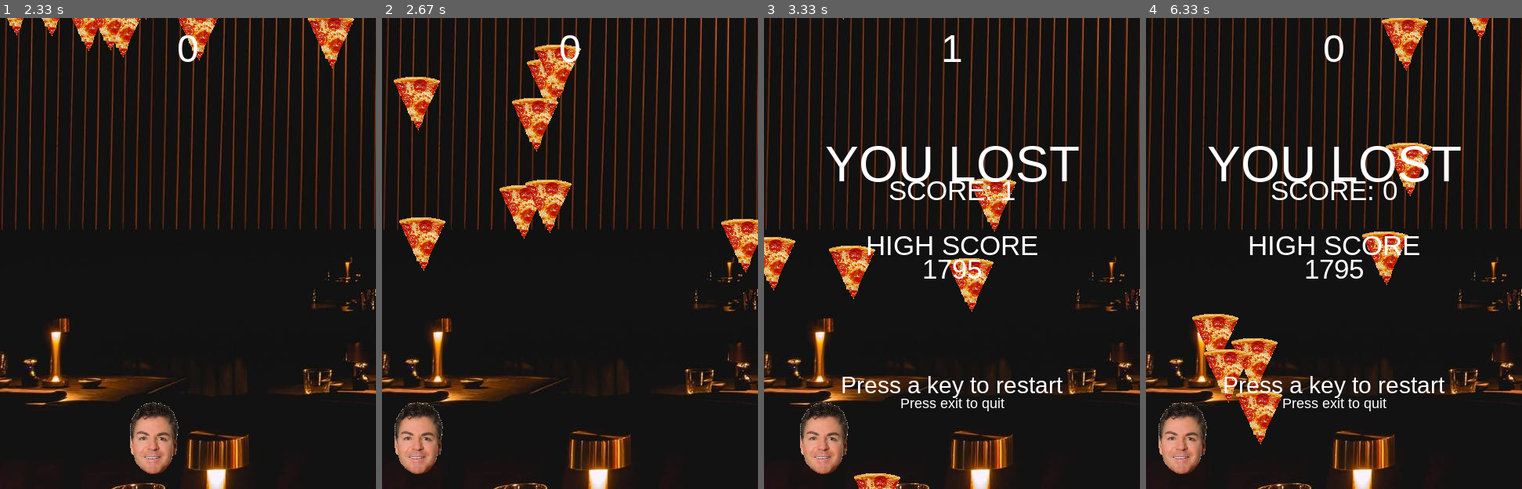
Above: before the commit, frames 1-4 (left to right).
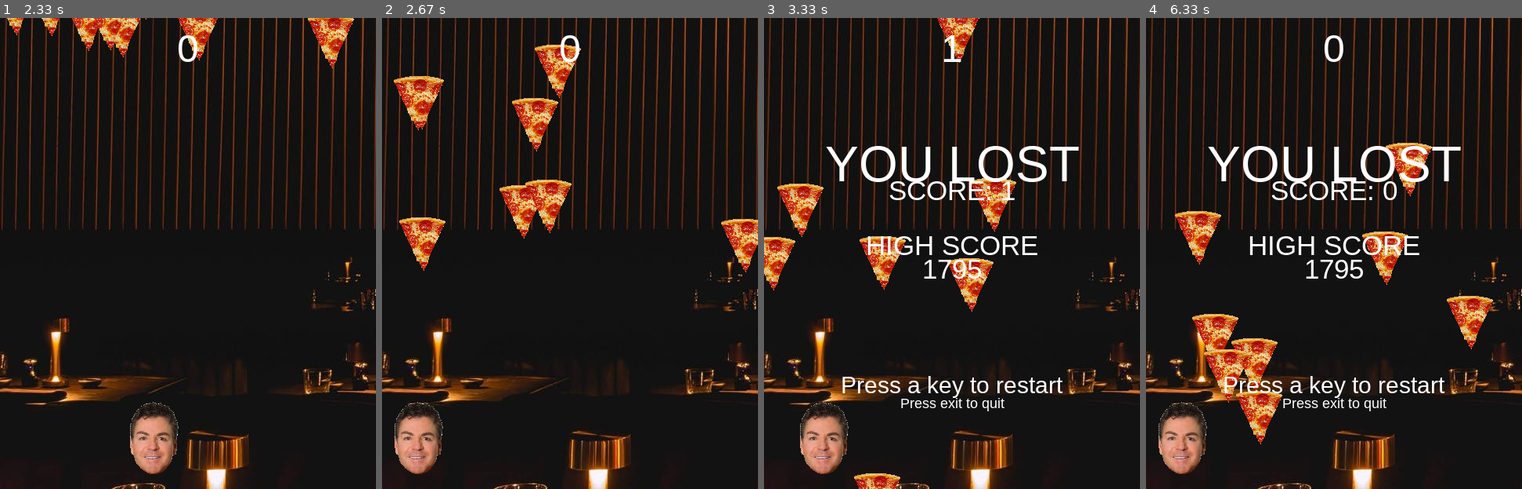
Above: after the commit, the same moments.

Repository: taylorfio/pygames
Game: pygame game, started from pizza hunt.py
Two runs of this game, one before a commit and one after it. Both use one fixed random seed, a clock stepped at 60 frames per second and the inputs below.
Inputs:
- Up to frame 1 (2.33 s): hold Right 0.33-0.8 s; hold Up 0.83-1.18 s; hold Right 1.22-1.68 s; hold Left 1.72-2.25 s; hold Left from 2.28 s (still down)
- Up to frame 2 (2.67 s): keep holding Left
- Up to frame 3 (3.33 s): release Left at 2.77 s; hold Up 2.8-3.17 s; hold Right from 3.2 s (still down)
- Up to frame 4 (6.33 s): release Right at 3.83 s; hold Left 3.87-4.33 s; hold Right 4.37-4.97 s; hold Right 5-5.47 s; hold Left 5.5-6.03 s; hold Left from 6.07 s (still down)

Frame 1 is identical in both runs. In frame 2, 0.5% of the frame differs, in the area x 6-47%, y 8-24%; in frame 3, 2.6%, in the area x 3-58%, y 0-60%; in frame 4, 2.3%.

Commit message:
finished product with comments

Diff:
--- a/pizza hunt.py
+++ b/pizza hunt.py
@@ -1,3 +1,10 @@
+"""
+backstory:
+In this game you are papa john, the previous king of the major pizza corporation and have recently been dethroned by
+your own disciples to be replaced by shaquille o'neal. You need to fight your way through the hoards of pizza minions
+sent by shaq himself to confront him in a final battle to reclaim your honor and take back the throne.
+"""
+
 import pygame
 import random
 from os import path
@@ -30,7 +37,10 @@
 
     font_name = pygame.font.match_font('arial')  # sets font
 
-
+    """
+    this function makes it easy to display text by allowing you to call it and just set the parameter as what you want
+    instead of doing something complicated every time
+    """
     def draw_text(surface, text, size, x, y):  # function for drawing text on the screen
         font = pygame.font.Font(font_name, size)
         text_surface = font.render(text, True, WHITE)  # True means that the text will be anti-aliased
@@ -38,6 +48,7 @@
         text_rect.midtop = (x, y)  # sets the texts position
         surface.blit(text_surface, text_rect)
 
+    """this function displays the start screen and waits for the user input to go away"""
     def start_screen():
         draw_text(screen, "PAPA'S PIZZA HUNT", 64, WIDTH / 2, HEIGHT / 4)  # draws text
         draw_text(screen, "left and right arrow keys to move, up arrow key to fire", 22, WIDTH / 2, HEIGHT / 2)
@@ -53,29 +64,30 @@
                 elif event.type == pygame.KEYUP:  # if any other key is pressed game starts
                     waiting = False
 
+    """this function displays the end screen with the score and high score and waits for the user input to go away"""
     def end_screen(score):
         draw_text(screen, "YOU LOST", 64, WIDTH / 2, HEIGHT / 4)   # draws text
         end_text = "SCORE: " + str(score)  # shows game score
         draw_text(screen, end_text, 35, WIDTH / 2, HEIGHT / 2 - 100)
         draw_text(screen, "HIGH SCORE", 35, WIDTH / 2, HEIGHT / 2 - 30)
 
-        try:
-            file1 = open("save.txt", "r")
+        try:  # trys to open the file that saves the high score
+            file1 = open("save.txt", "r")  # opens file to read
             line1 = file1.read()
-            line1 = int(line1)
-            file1.close()
-            file2 = open("save.txt", "w")
-            if int(score) > int(line1):
-                file2.write(str(score))
-                number = score
+            line1 = int(line1)  # saves the number as a variable
+            file1.close()  # closes file
+            file2 = open("save.txt", "w")  # opens file to write
+            if int(score) > int(line1):  # if you get a better score
+                file2.write(str(score))  # writes new score
+                number = score  # variable for printed score
             else:
-                file2.write(str(line1))
-                number = line1
-            file2.close()
-        except IOError:
+                file2.write(str(line1))  # writes the old high score
+                number = line1  # variable for printed score
+            file2.close()  # closes file
+        except IOError:  # error for file not found
             number = "ERROR SCORE NOT FOUND"
 
-        draw_text(screen, str(number), 35, WIDTH / 2, HEIGHT / 2)
+        draw_text(screen, str(number), 35, WIDTH / 2, HEIGHT / 2)  # prints the high score number
 
         draw_text(screen, "Press a key to restart", 30, WIDTH / 2, HEIGHT * 3 / 4)
         draw_text(screen, "Press exit to quit", 18, WIDTH / 2, HEIGHT * 3 / 4 + 30)
@@ -89,6 +101,11 @@
                 elif event.type == pygame.KEYUP:  # if any other key is pressed game starts
                     waiting = False
 
+    """
+    This class contains everything that is related to the player sprite. The update method shows the user movements
+    on the screen and checks to see what power mode it is in. The shoot method tells the bullet when and where to
+    spawn in which power mode. THe powe rup method tells the sprite when to change power modes.
+    """
     class Player(pygame.sprite.Sprite):
         def __init__(self):
             pygame.sprite.Sprite.__init__(self)
@@ -143,7 +160,10 @@
                 self.power += 1  # changes the power variable
                 self.power_time = pygame.time.get_ticks()  # sets timer
 
-
+    """
+    This class contains everything for the enemy sprite and its stats are randomized. The update method shows the
+    movements of the sprite and removes it if it goes off the bottom of the screen or bounces if it touches the side.
+    """
     class Enemy(pygame.sprite.Sprite):
         def __init__(self):
             pygame.sprite.Sprite.__init__(self)
@@ -158,12 +178,17 @@
         def update(self):
             self.rect.x += self.speedx  # updates the position of the sprite by what it is moving by
             self.rect.y += self.speedy
-            if self.rect.top > HEIGHT + 10 or self.rect.left < -25 or self.rect.right > WIDTH + 20:  # if the top of the sprite is below the bottom it respawns at the top
+            if self.rect.top > HEIGHT + 10:  # if the top of the sprite is below the bottom it respawns at the top
                 self.rect.x = random.randrange(0, WIDTH - self.rect.width)
                 self.rect.y = random.randrange(-100, -40)  # respawns it
-                self.speedy = random.randrange(1, 8)
-
-
+                self.speedy = random.randrange(4, 8)
+            if self.rect.left < -25 or self.rect.right > WIDTH + 20:
+                self.speedx = -self.speedx  # bounces of the side
+
+    """
+    This class contains everything for the bullet sprite like the image, size and speed. The update method shows the
+    movement and removes it if it goes of the top of the screen.
+    """
     class Bullet(pygame.sprite.Sprite):
         def __init__(self, x, y):
             pygame.sprite.Sprite.__init__(self)
@@ -179,7 +204,10 @@
             if self.rect.bottom < 0:  # kills if it moves off the top of the screen
                 self.kill()
 
-
+    """
+    This class contains everything for the power up sprite like the image, size and speed. The update method shows the
+    movement and removes it if it goes of the top of the screen.
+    """
     class Powerup(pygame.sprite.Sprite):
         def __init__(self, center):
             pygame.sprite.Sprite.__init__(self)
@@ -194,7 +222,10 @@
             if self.rect.top > HEIGHT:  # kill if it moves off the bottom of the screen
                 self.kill()
 
-
+    """
+    This class contains everything for the boss sprite like the image, size and speed. The update method shows the
+    movements of the sprite and removes it if it goes off the bottom of the screen or bounces if it touches the side.
+    """
     class Boss(pygame.sprite.Sprite):
         def __init__(self):
             pygame.sprite.Sprite.__init__(self)
